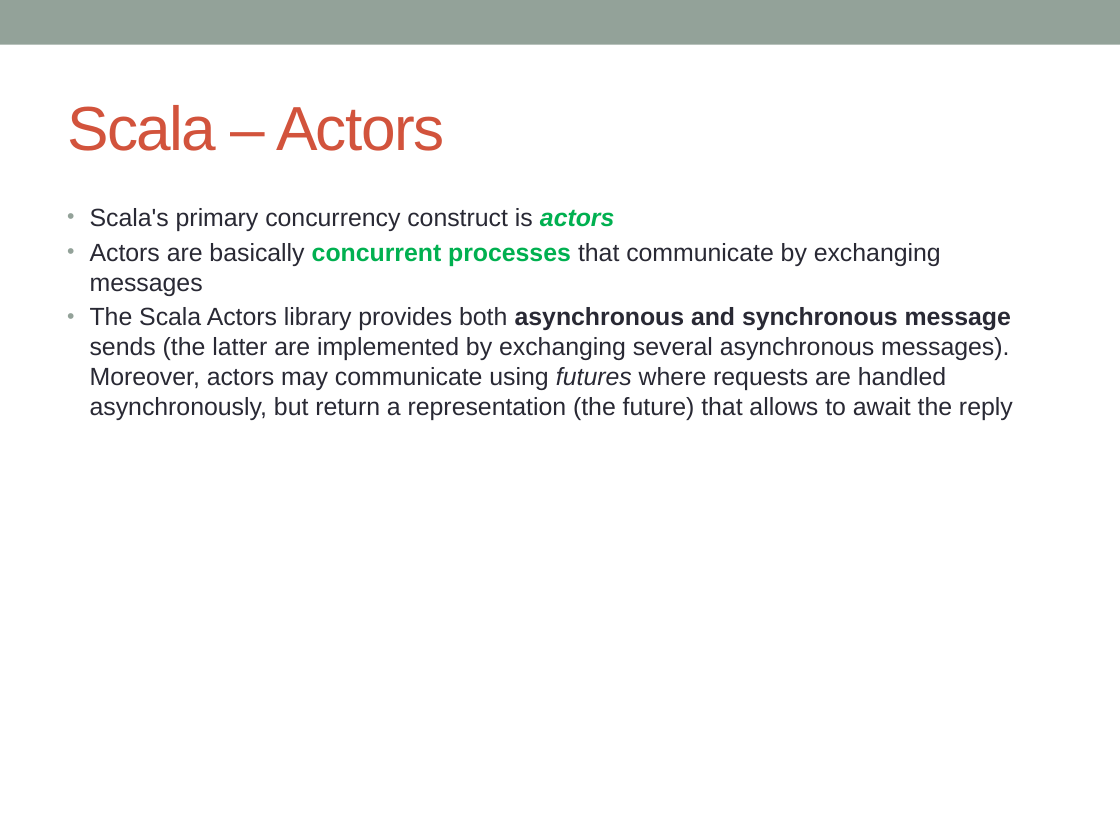
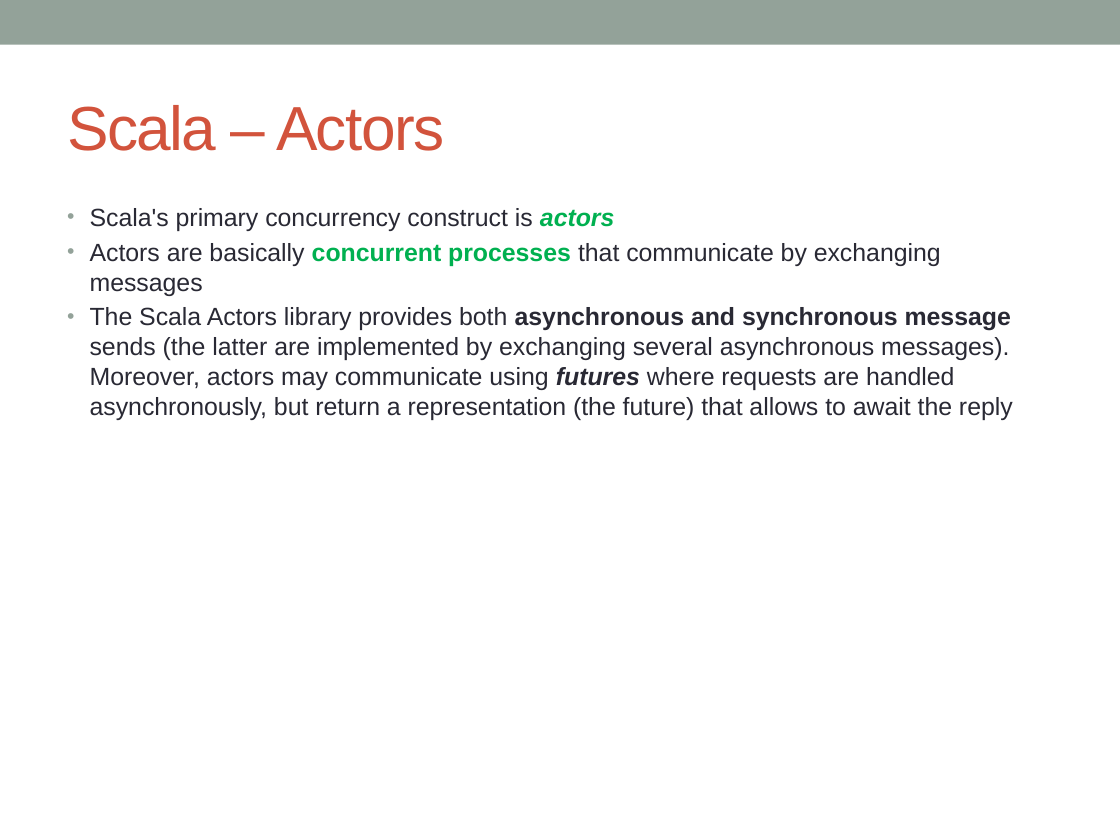
Before and after one commit to notionquest/ProjectDocumentation, a slide deck: slide 8 of Scala.pptx. Drawn at 1120x840 pixels with LibreOffice and Linux fonts; fonts in the diff are those of the drawing. Boxes give left, top, right and bottom in pixels: in the first picture for what was removed or moved away, otherwise in the second. Text is boxed around its words. In the diff, an @@ line names an element or a change of style, - is before the commit and + after.

Commit message:
scala collection update

```diff
--- a/Scala.pptx
+++ b/Scala.pptx
@@ text at [90,307,1013,420]: bold on in "futures" @@
```
Also in this commit, not shown: 1 other slide changed, 1 slide added, 1 other file.
